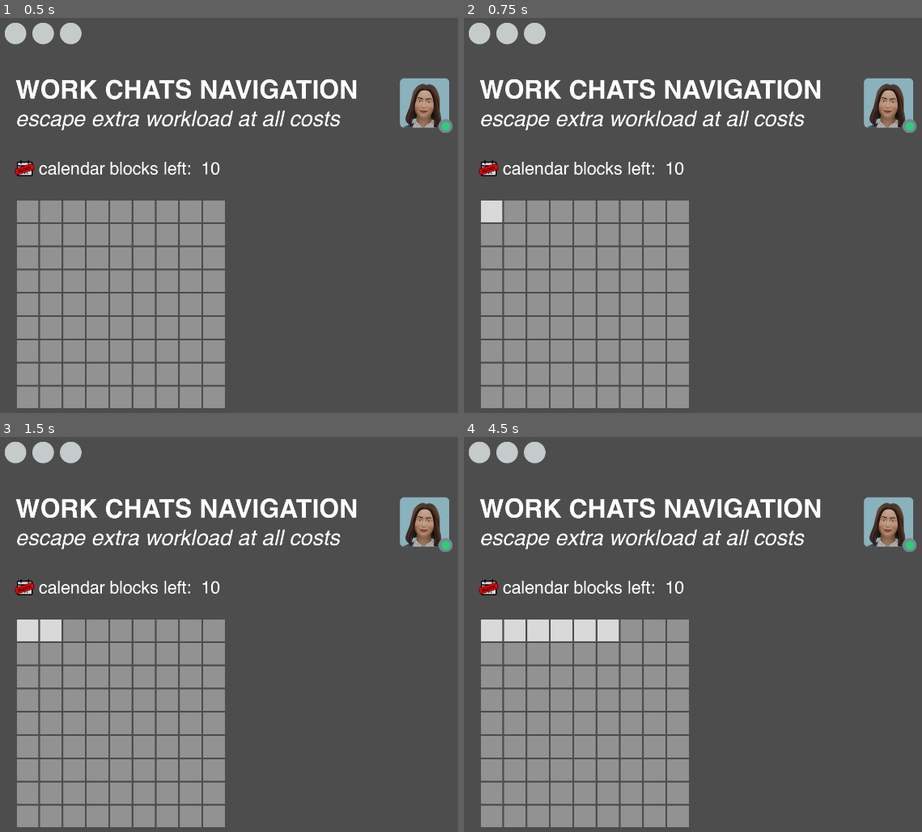
Above: before the commit, frames 1-4 (two rows, left to right).
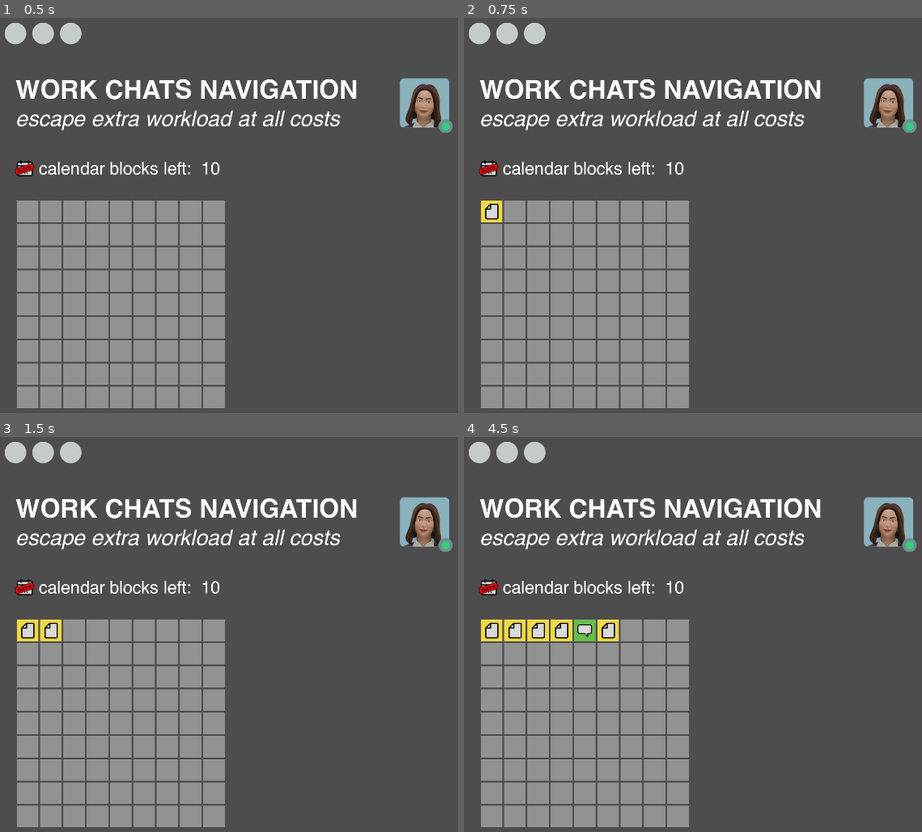
Above: after the commit, the same moments.

Repository: grkovalev/office-game
Game: Godot game, scene res://minesweeper.tscn
Two runs of this game, one before a commit and one after it. Both use one fixed random seed, a clock stepped at 60 frames per second and the inputs below. This scene is started directly instead of the project's main scene.
Inputs (mouse positions are in pixels of both pictures, inside the frame that each line leads up to):
- Up to frame 1 (0.5 s): no input
- Up to frame 2 (0.75 s): click (491, 211) at 0.52 s
- Up to frame 3 (1.5 s): click (50, 630) at 1.27 s
- Up to frame 4 (4.5 s): click (537, 630) at 2.02 s; click (560, 630) at 2.77 s; click (583, 630) at 3.52 s; click (605, 630) at 4.27 s

Frame 1 is identical in both runs. In frame 2, 0.2% of the frame differs, in the area x 3-9%, y 46-52%; in frame 3, 0.4%; in frame 4, 1.2%, in the area x 3-34%, y 46-52%.

Commit message:
add danger levels

Diff:
--- a/minesweeper.gd
+++ b/minesweeper.gd
@@ -48,14 +48,20 @@
 	btn.set_tile(6)
 
 func _on_left_click(btn: TileTemplateButton) -> void:
-	var state = board._get_cell_state(btn.column_index, btn.row_index)
+	var state:CellState= board._get_cell_state(btn.column_index, btn.row_index)
 	if state.open:
 		return
 	state.open = true
 	if state.has_mine:
 		btn.set_tile(7)
 		return
-	btn.set_tile(1)
+	var danger_level = board._get_danger_level(btn.column_index, btn.row_index)
+	print("Danger level:", danger_level)
+	if danger_level == 0:
+		btn.set_tile(1)
+		return
+	btn.set_tile(danger_level + 1)
+
 
 class CellState:
 	var has_mine: bool
@@ -107,6 +113,42 @@
 
 		return self.cells[position]
 
+	func _get_danger_level(column_index: int, row_index:int)->int:
+		var cell_state: CellState
+		var row_has_mines:bool = false
+		for i in range(self.rows):
+			cell_state = _get_cell_state(column_index, i)
+			row_has_mines = true
+			if row_has_mines:
+				break
+		var column_has_mines:bool
+		for i in range(self.columns):
+			cell_state = _get_cell_state(i, row_index)
+			column_has_mines = cell_state.has_mine
+			if column_has_mines:
+				break
+		var diff = row_index - column_index
+		var diag1_has_mines: bool = false
+		for r in range(rows):
+			var c = r - diff
+			if c >= 0 and c < columns:
+				cell_state = _get_cell_state(c, r)
+				diag1_has_mines = cell_state.has_mine
+				if diag1_has_mines:
+					break
+
+		# Check / diagonal (top-right to bottom-left)
+		var sum_rc = row_index + column_index
+		var diag2_has_mines: bool = false
+		for r in range(rows):
+			var c = sum_rc - r
+			if c >= 0 and c < columns:
+				cell_state = _get_cell_state(c, r)
+				diag2_has_mines = cell_state.has_mine
+				if diag2_has_mines:
+					break
+		return int(row_has_mines) + int(column_has_mines) + int(diag1_has_mines) + int(diag2_has_mines)
+
 	func open_cell(column_index:int, row_index:int):
 		var cell_state = self._get_cell_state(column_index, row_index)
 		cell_state.open = true
